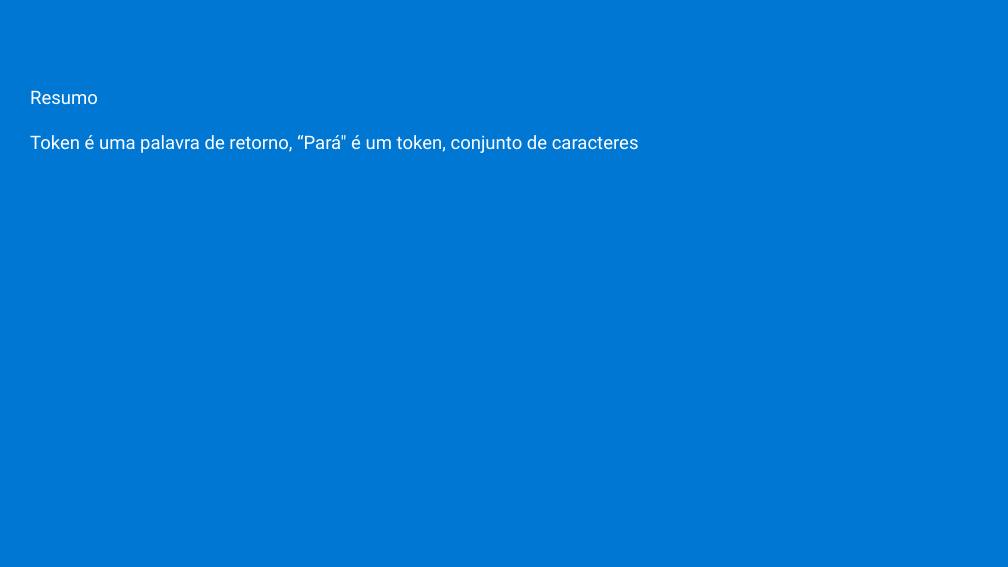
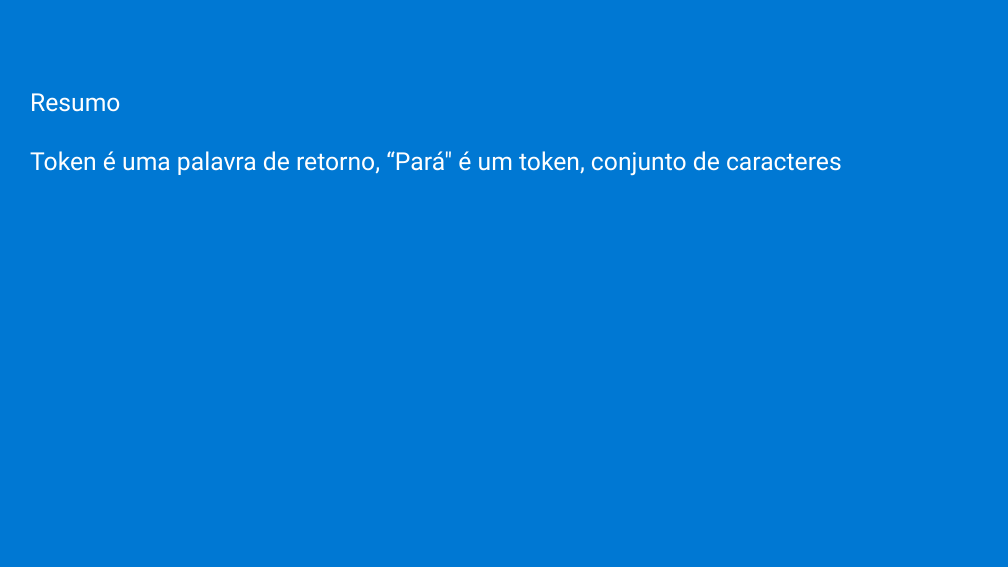
Before and after one commit to jpitapeva/azureopenai, a slide deck: slide 8 of AzureOpenAI.pptx. Drawn at 1008x567 pixels with LibreOffice and Linux fonts; fonts in the diff are those of the drawing; background and template pictures are left out. Boxes give left, top, right and bottom in pixels: in the first picture for what was removed or moved away, otherwise in the second. Text is boxed around its words. In the diff, an @@ line names an element or a change of style, - is before the commit and + after.

```diff
--- a/AzureOpenAI.pptx
+++ b/AzureOpenAI.pptx
@@ text "Resumo" at bbox=[30, 93, 842, 176]: size 18 to 24 pt @@
```
Also in this commit, not shown: 4 slides added.
